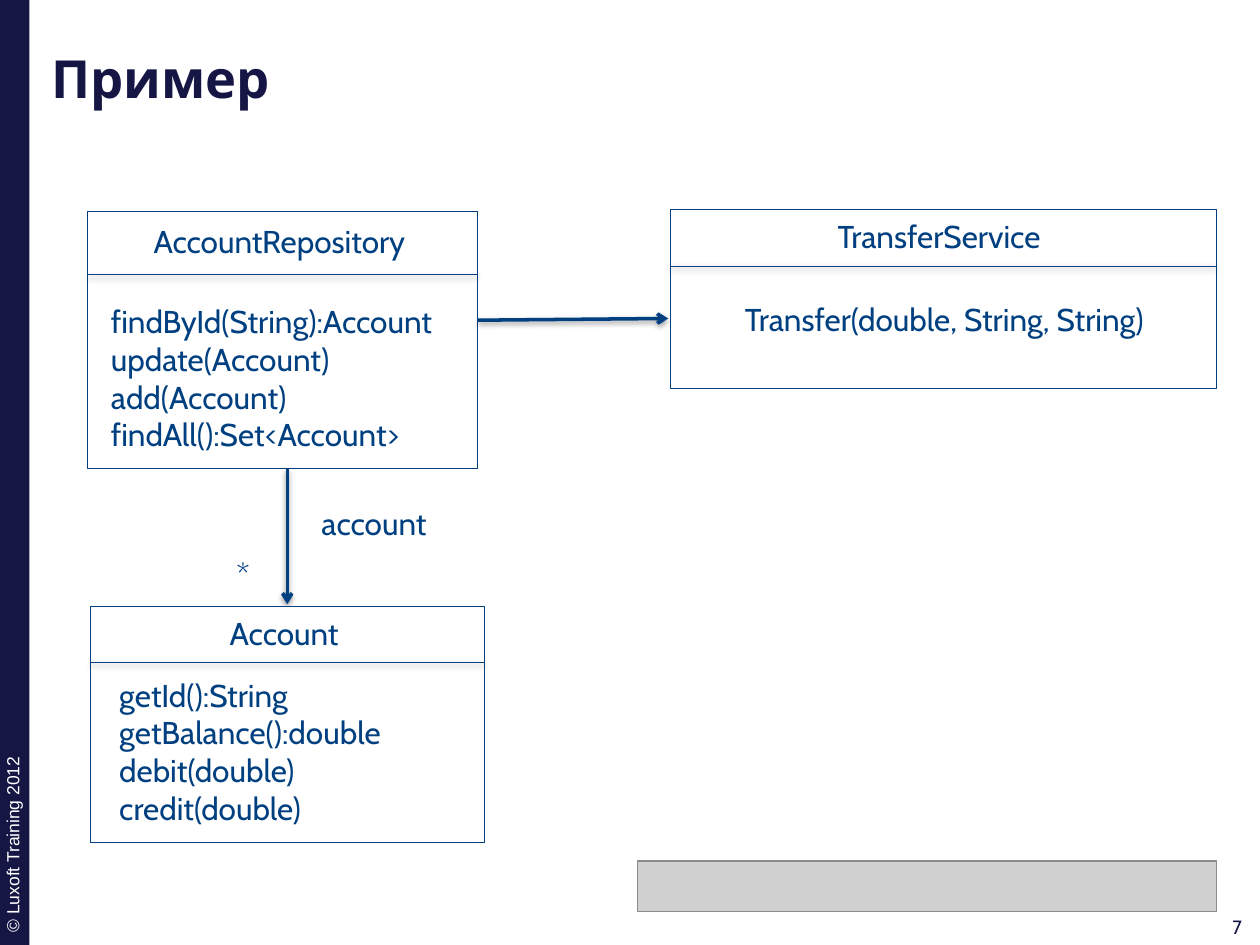
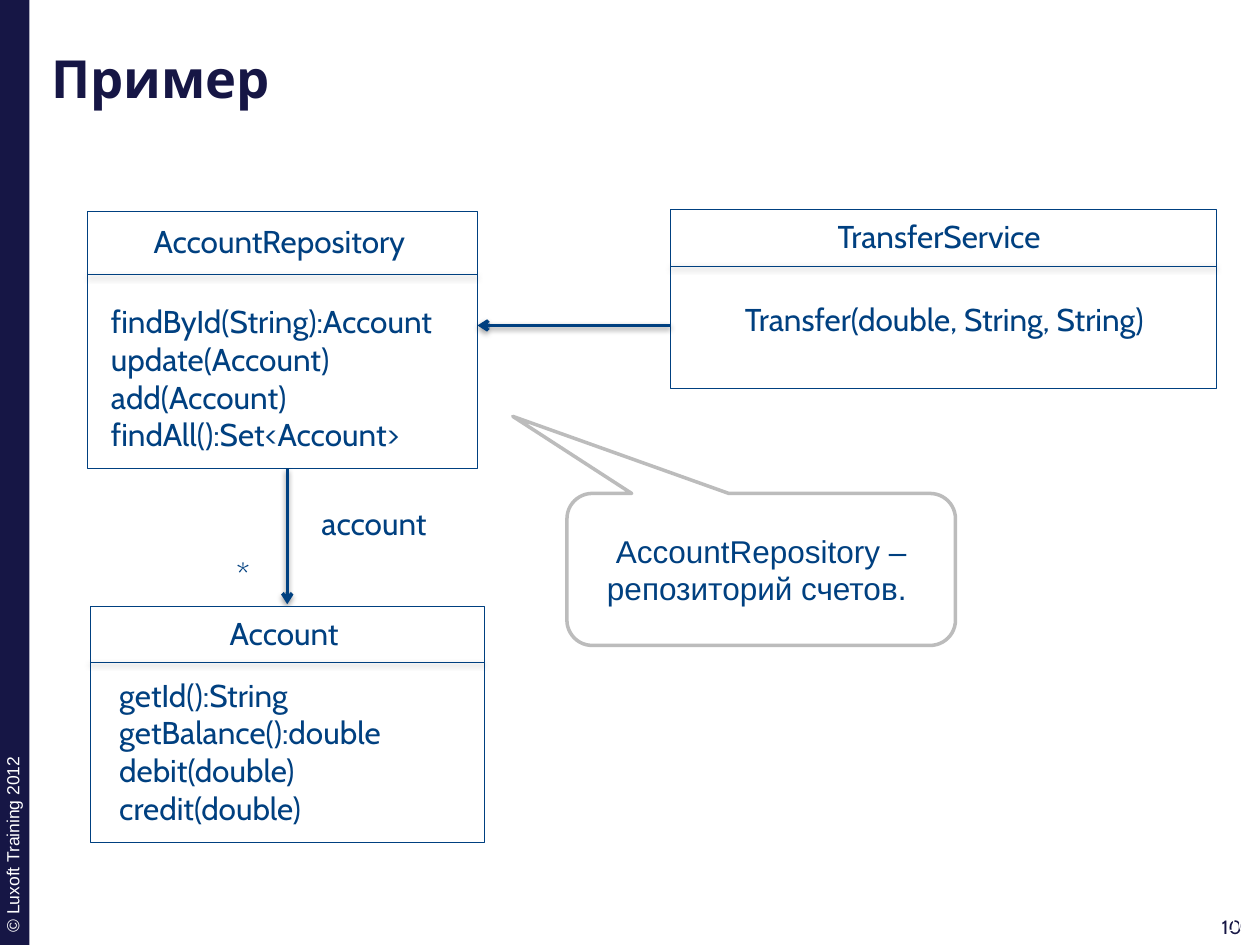
Before and after one commit to ivan-dyachenko/Trainings, a slide deck: slide 10 of Test Driven Development/materials/pptx/3. TDD-Integration.pptx (slide 7 before the commit). Drawn at 1260x945 pixels with LibreOffice and Linux fonts; fonts in the diff are those of the drawing; grey boxes stand for pictures; background and template pictures are left out. Boxes give left, top, right and bottom in pixels: in the first picture for what was removed or moved away, otherwise in the second. Text is boxed around its words. In the diff, an @@ line names an element or a change of style, - is before the commit and + after.

```diff
--- a/Test Driven Development/materials/pptx/3. TDD-Integration.pptx
+++ b/Test Driven Development/materials/pptx/3. TDD-Integration.pptx
@@ arrow moved from (478, 320) - (668, 319) to (670, 325) - (478, 325) @@
@@ rounded speech box added at [567,494,955,646], fill #FFFFFF, outline #BDBDBD 2 pt, 18 pt, text #004080 @@
+AccountRepository – репозиторий счетов.
@@ picture removed at [638,861,1217,911] @@
@@ page number at [1222,920,1243,934]: text changed @@
-7
+10
@@ page number at [1229,920,1248,934]: text changed @@
-7
+10
```
Also in this commit, not shown: 3 other slides changed, 23 slides added, 10 other files.
